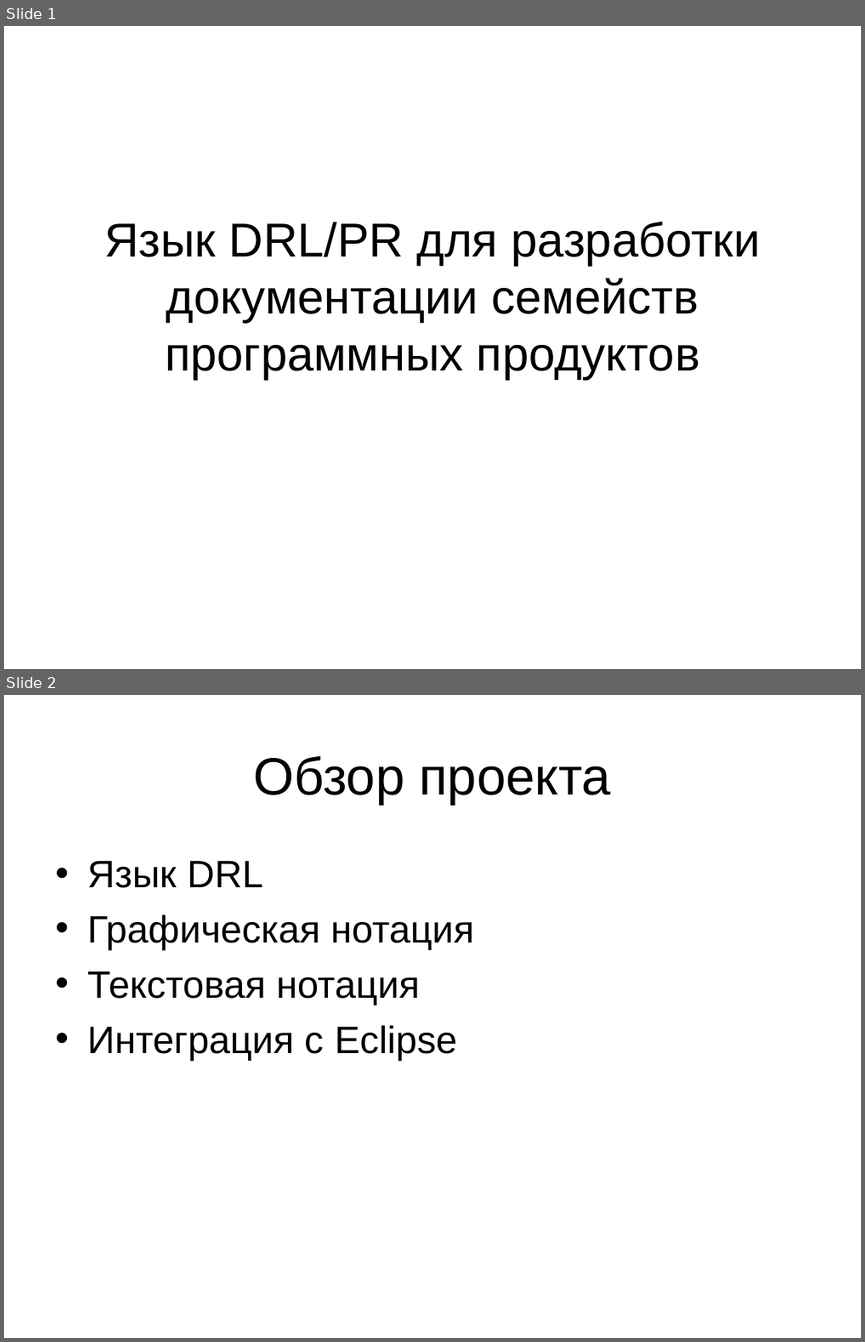
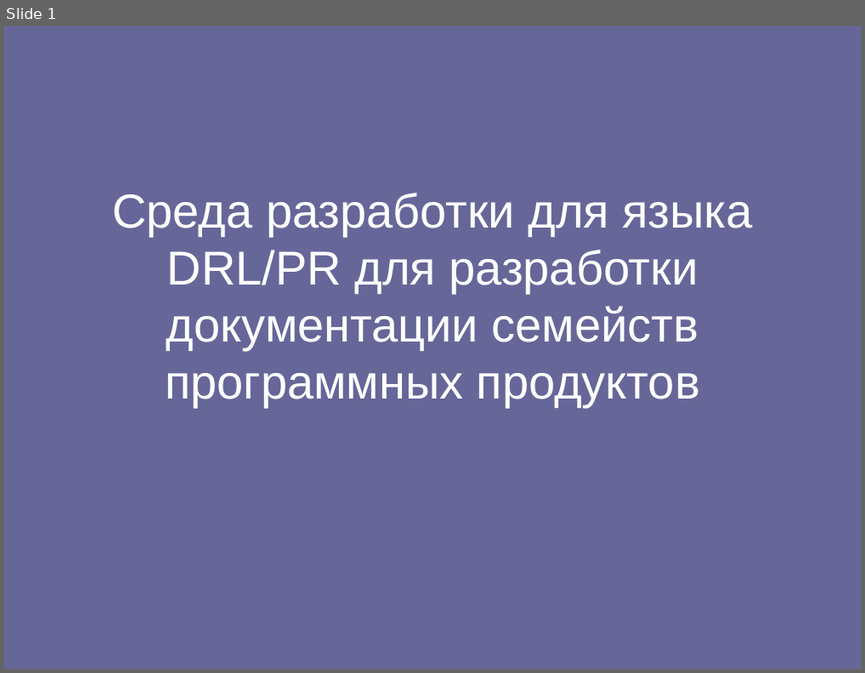
Before and after one commit to spbu-se/pldoctoolkit, a slide deck: stuff/yakovlev/doc/Язык DRL.ppt. Shown one above the other, each under a label of ours: slides 1 and 2 before the commit, slide 1 after it. The pictures are 865x1342 and 865x673 pixels, drawn with LibreOffice and Linux fonts; fonts in the diff are those of the drawing. Boxes give left, top, right and bottom in pixels: in the first picture for what was removed or moved away, otherwise in the second. Text is boxed around its words. In the diff, an @@ line names an element or a change of style, - is before the commit and + after.

Commit message:
Diploma text update new diagrams Presentation update

```diff
--- a/stuff/yakovlev/doc/Язык DRL.ppt
+++ b/stuff/yakovlev/doc/Язык DRL.ppt
@@ slide 2 removed at (4,695,861,1338), background #FFFFFF @@
@@ title removed at (254,756,610,805) @@
-Обзор проекта
@@ text removed at (87,861,474,1061) @@
-• Язык DRL
-• Графическая нотация
-• Текстовая нотация
-• Интеграция с Eclipse
@@ slide 1 changed as well @@
@@ background #FFFFFF to #666699 @@
@@ title at (112,193,753,407): text changed; text colour #000000 to #FFFFFF @@
-Язык DRL/PR для разработки документации семейств программных продуктов
+Среда разработки для языка DRL/PR для разработки документации семейств программных продуктов
```
Also in this commit, not shown: 2 other slides changed, 4 slides added, 1 other slide removed, 3 other files.
